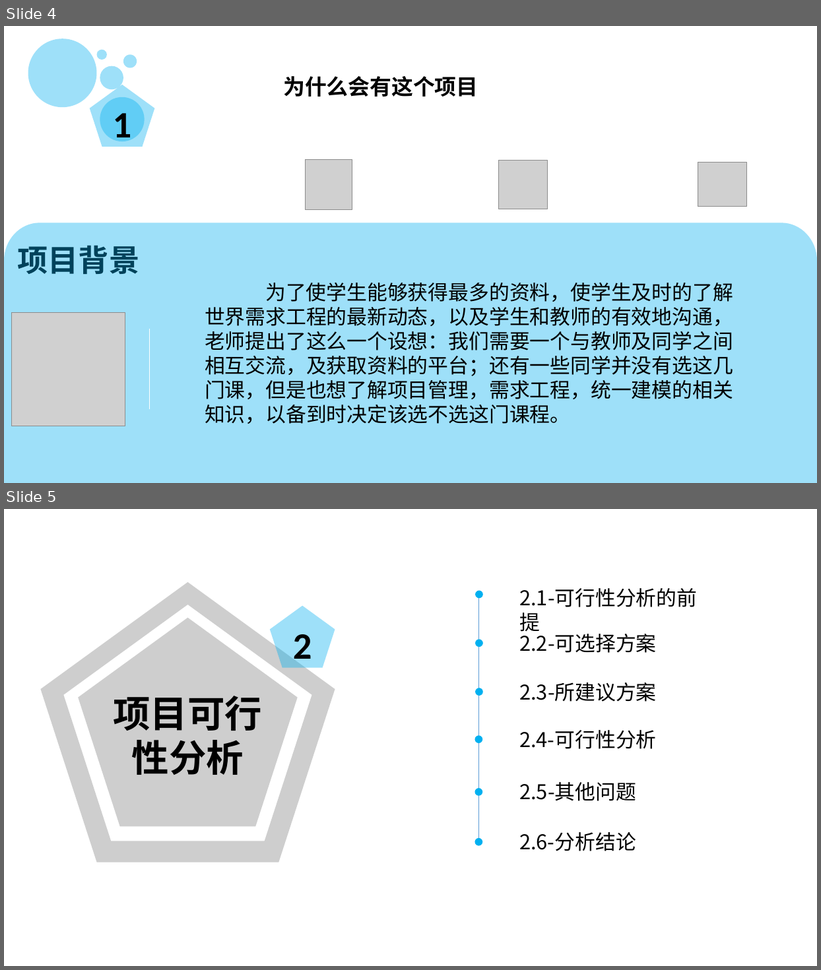
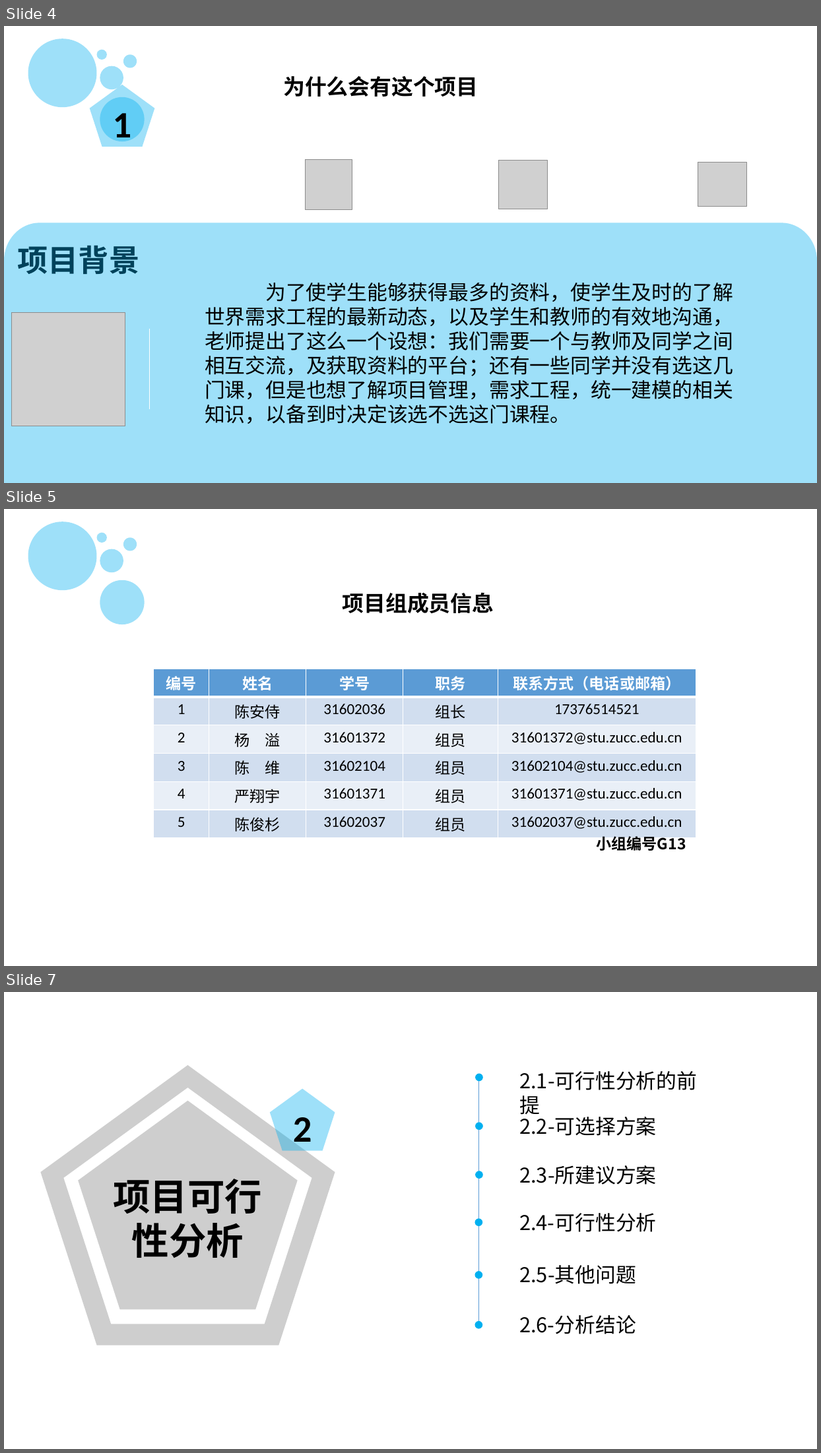
Before and after one commit to PRD2018-G13/PRD2018-G13-TeamProject, a slide deck: PRD2018-G13组项目/软件工程系列课程教学辅助网站/受控文档/分析设计/PRD2018-G13-项目里程碑.pptx. Shown one above the other, each under a label of ours: slides 4 and 5 before the commit, slides 4, 5 and 7 after it; the slides between them are not shown. The pictures are 821x970 and 821x1453 pixels, drawn with LibreOffice and Linux fonts; fonts in the diff are those of the drawing; grey boxes stand for pictures; background and template pictures are left out. Boxes give left, top, right and bottom in pixels: in the first picture for what was removed or moved away, otherwise in the second. Text is boxed around its words. In the diff, an @@ line names an element or a change of style, - is before the commit and + after.

```diff
--- a/PRD2018-G13组项目/软件工程系列课程教学辅助网站/受控文档/分析设计/PRD2018-G13-项目里程碑.pptx
+++ b/PRD2018-G13组项目/软件工程系列课程教学辅助网站/受控文档/分析设计/PRD2018-G13-项目里程碑.pptx
@@ slide 5 added at (4, 509, 817, 966), background picture (left out); not listed: 1 template element that a slide beside it also shows @@
@@ ellipse added at (28, 522, 96, 590), fill #00B0F0 at 38% opacity @@
@@ ellipse added at (96, 533, 107, 543), fill #00B0F0 at 38% opacity @@
@@ ellipse added at (123, 537, 137, 551), fill #00B0F0 at 38% opacity @@
@@ ellipse added at (100, 549, 123, 573), fill #00B0F0 at 38% opacity @@
@@ ellipse added at (100, 580, 145, 625), fill #00B0F0 at 38% opacity @@
@@ text added at (343, 593, 494, 613), 32 pt, text #000000, bold, small capitals @@
+项目组成员信息
@@ table added at (154, 669, 696, 834), 6 rows, 5 columns @@
+编号 | 姓名 | 学号 | 职务 | 联系方式（电话或邮箱）
+1 | 陈安侍 | 31602036 | 组长 | 17376514521
+2 | 杨 溢 | 31601372 | 组员 | 31601372@stu.zucc.edu.cn
+3 | 陈 维 | 31602104 | 组员 | 31602104@stu.zucc.edu.cn
+4 | 严翔宇 | 31601371 | 组员 | 31601371@stu.zucc.edu.cn
+5 | 陈俊杉 | 31602037 | 组员 | 31602037@stu.zucc.edu.cn
@@ text added at (597, 836, 686, 854), 18 pt, text #000000, bold @@
+小组编号G13
@@ what was slide 5 is now slide 7 @@
```
Also in this commit, not shown: 1 slide changed, 1 other slide added, 1 other file.
